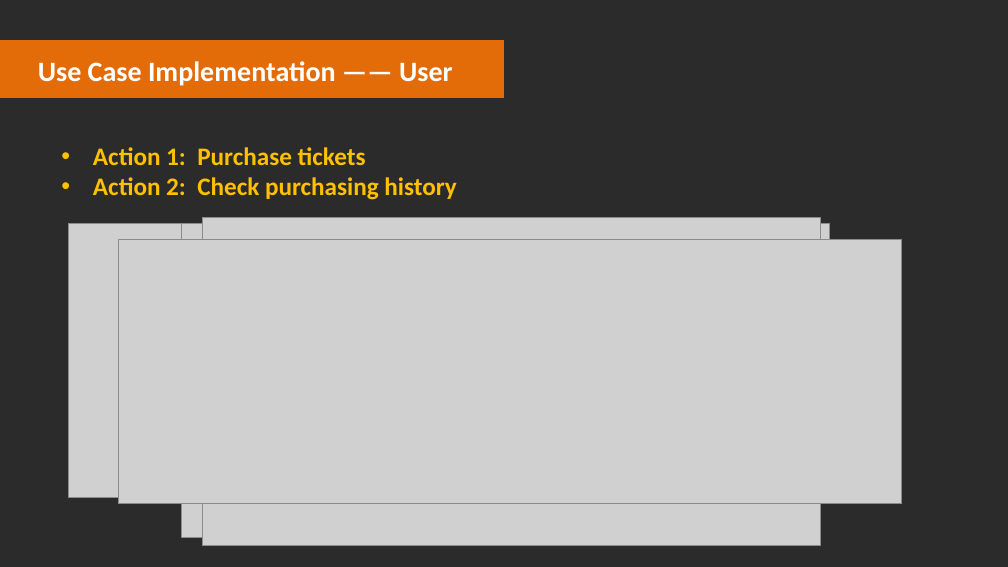
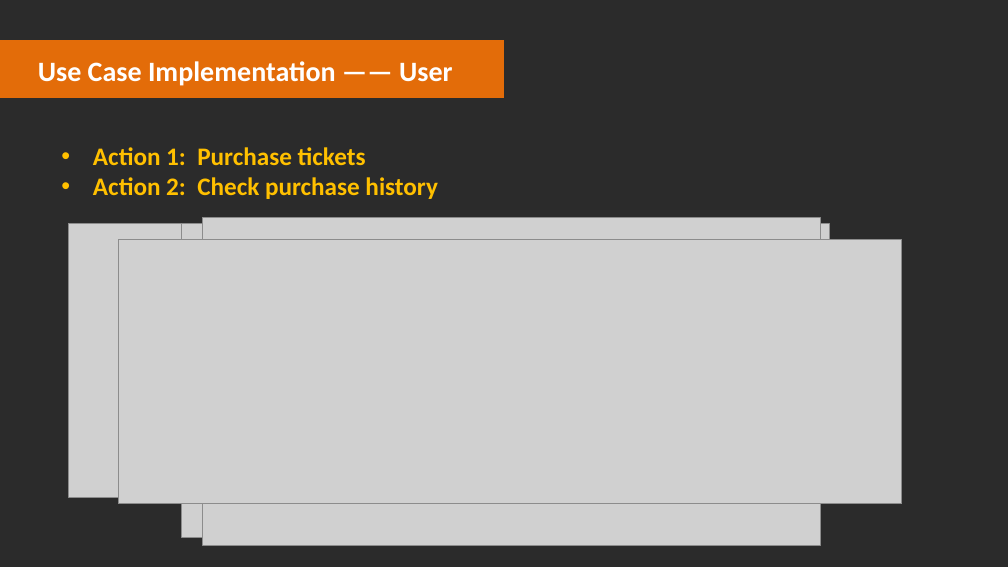
Before and after one commit to kinyang007/CSYE7200_Team5, a slide deck: slide 12 of Final_Presentation_Team_5 .pptx. Drawn at 1008x567 pixels with LibreOffice and Linux fonts; fonts in the diff are those of the drawing; grey boxes stand for pictures; background and template pictures are left out; a plain dark background stands for a picture behind light text. Boxes give left, top, right and bottom in pixels: in the first picture for what was removed or moved away, otherwise in the second. Text is boxed around its words. In the diff, an @@ line names an element or a change of style, - is before the commit and + after.

Commit message:
update final ppt

```diff
--- a/Final_Presentation_Team_5 .pptx
+++ b/Final_Presentation_Team_5 .pptx
@@ text at [93,177,437,199]: text changed @@
-• Action 2: Check purchasing history
+• Action 2: Check purchase history
```
Also in this commit, not shown: 8 other slides changed, 1 slide removed.
